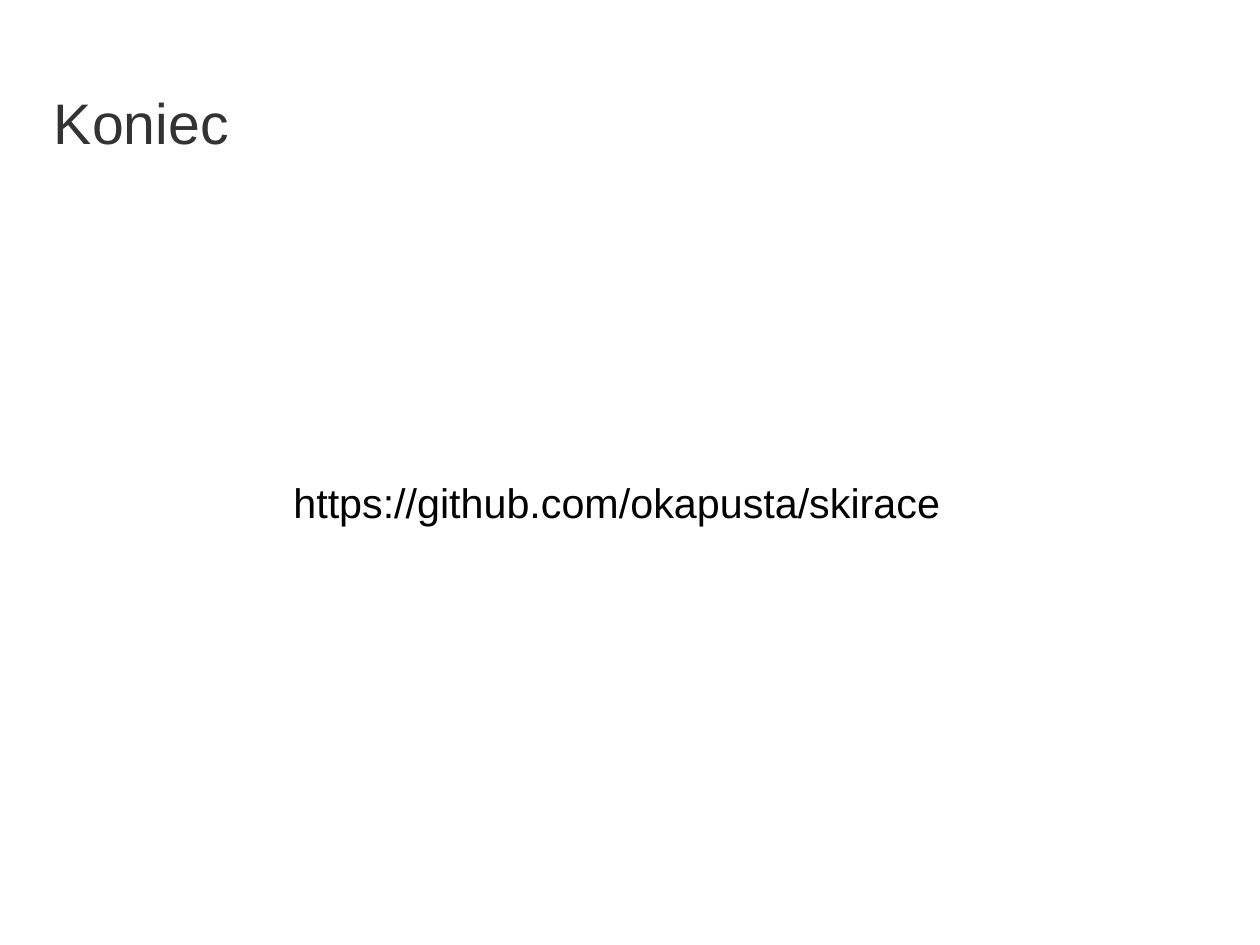
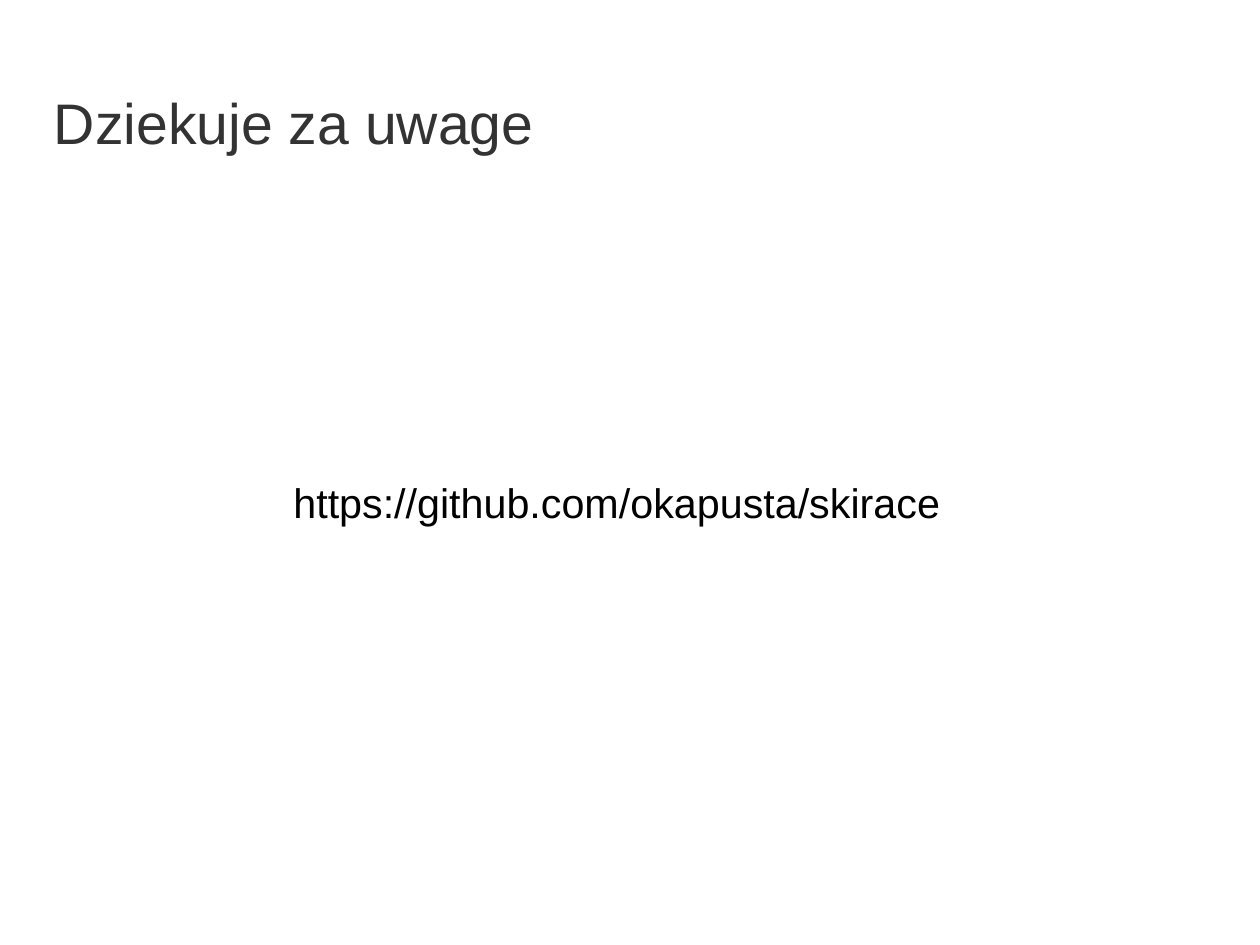
Before and after one commit to okapusta/skirace, a slide deck: slide 8 of doc/prezentacja.odp. Drawn at 1260x945 pixels with LibreOffice and Linux fonts; fonts in the diff are those of the drawing; background and template pictures are left out. Boxes give left, top, right and bottom in pixels: in the first picture for what was removed or moved away, otherwise in the second. Text is boxed around its words. In the diff, an @@ line names an element or a change of style, - is before the commit and + after.

```diff
--- a/doc/prezentacja.odp
+++ b/doc/prezentacja.odp
@@ title at box(54, 102, 533, 155): text changed @@
-Koniec
+Dziekuje za uwage
```
Also in this commit, not shown: 1 other slide changed, 2 other files.
